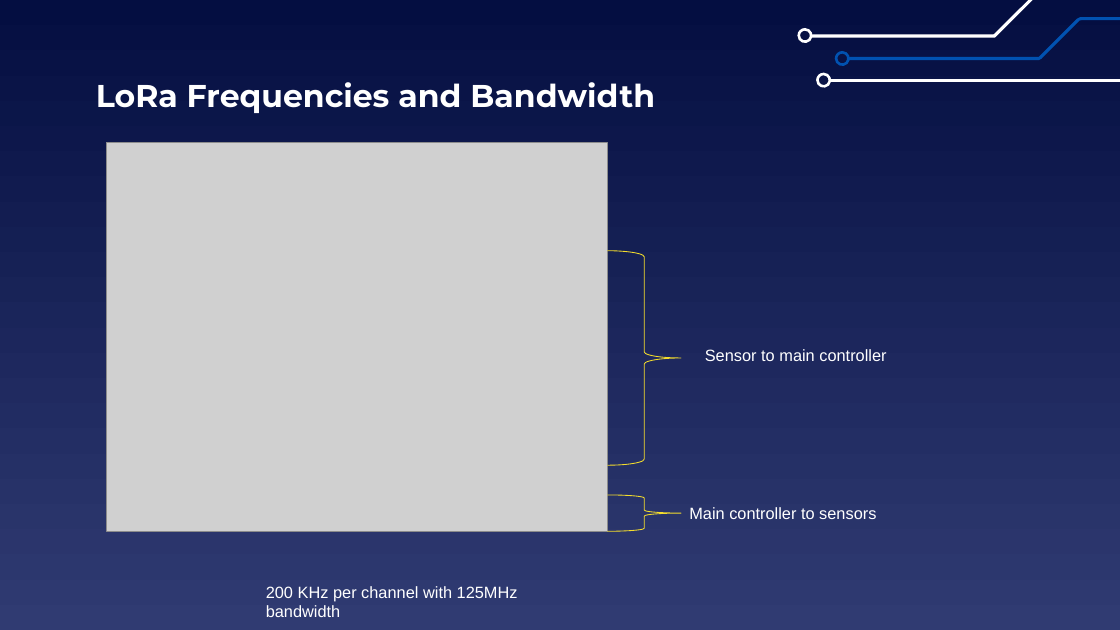
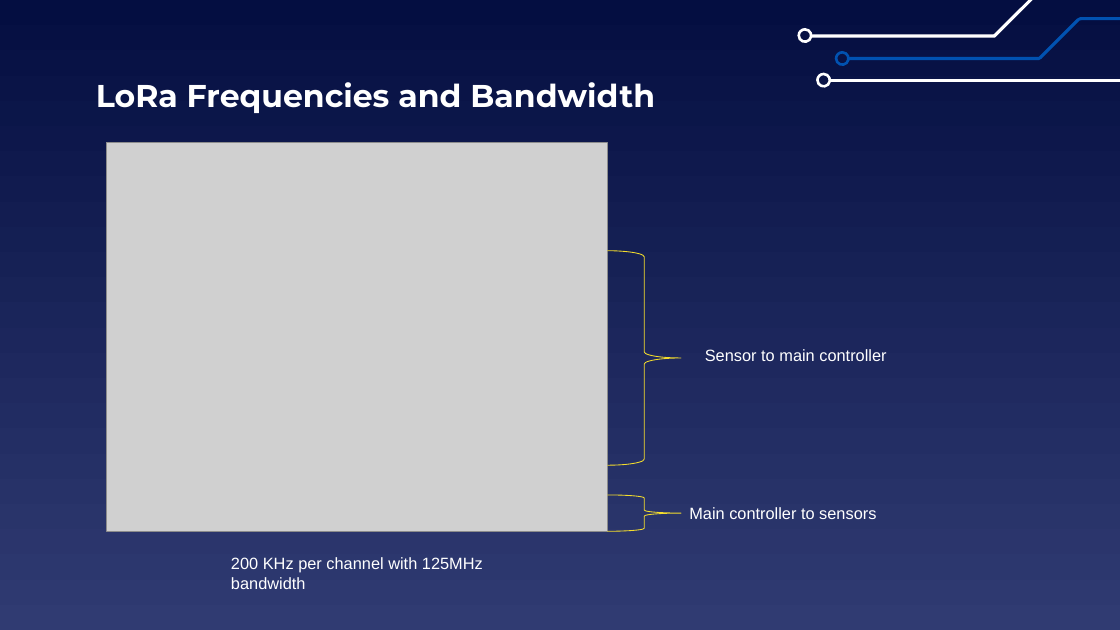
Before and after one commit to EELabMan/LoRa, a slide deck: slide 7 of Lora.pptx. Drawn at 1120x630 pixels with LibreOffice and Linux fonts; fonts in the diff are those of the drawing; grey boxes stand for pictures. Boxes give left, top, right and bottom in pixels: in the first picture for what was removed or moved away, otherwise in the second. Text is boxed around its words. In the diff, an @@ line names an element or a change of style, - is before the commit and + after.

```diff
--- a/Lora.pptx
+++ b/Lora.pptx
@@ text "200 KHz per channel with ...": place and size @@
-text "200 KHz per channel with ..." at (266,586,518,617)
+text "200 KHz per channel with ..." at (231,557,483,589)
```
Also in this commit, not shown: 4 other slides changed, 1 slide added.
